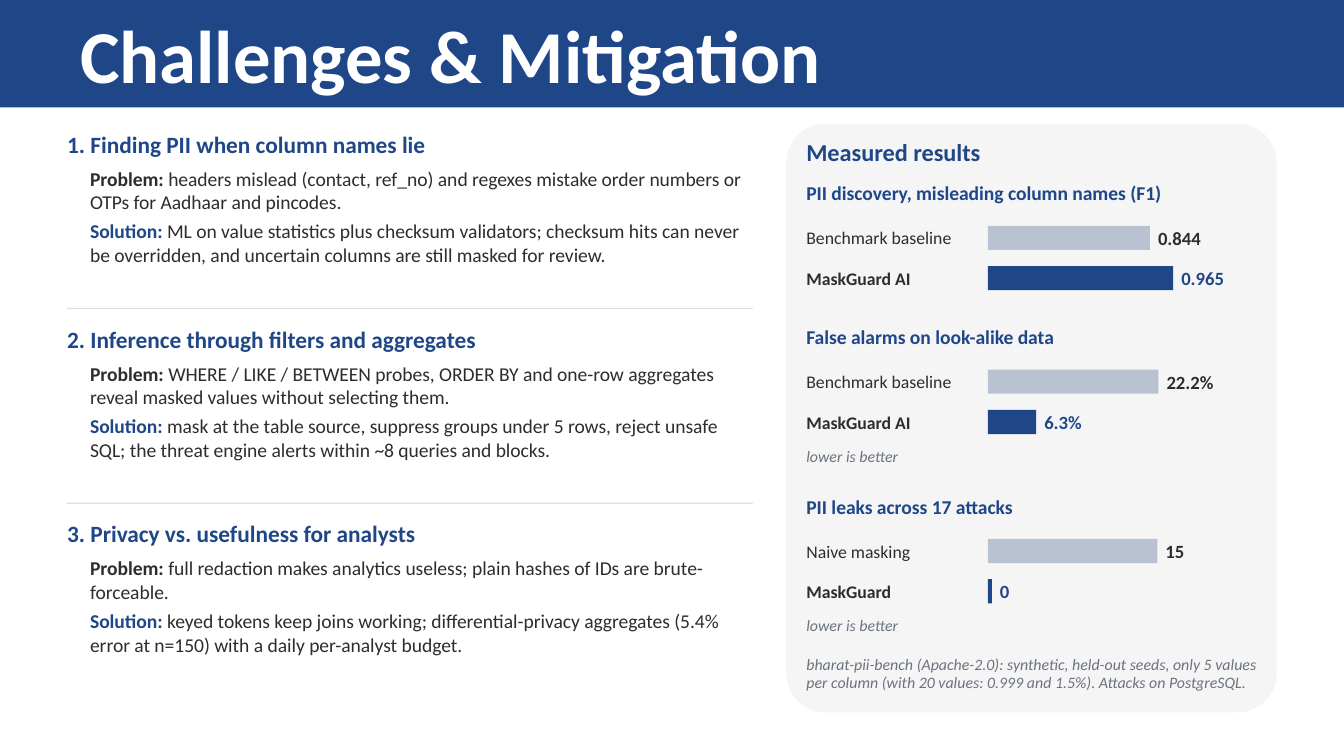
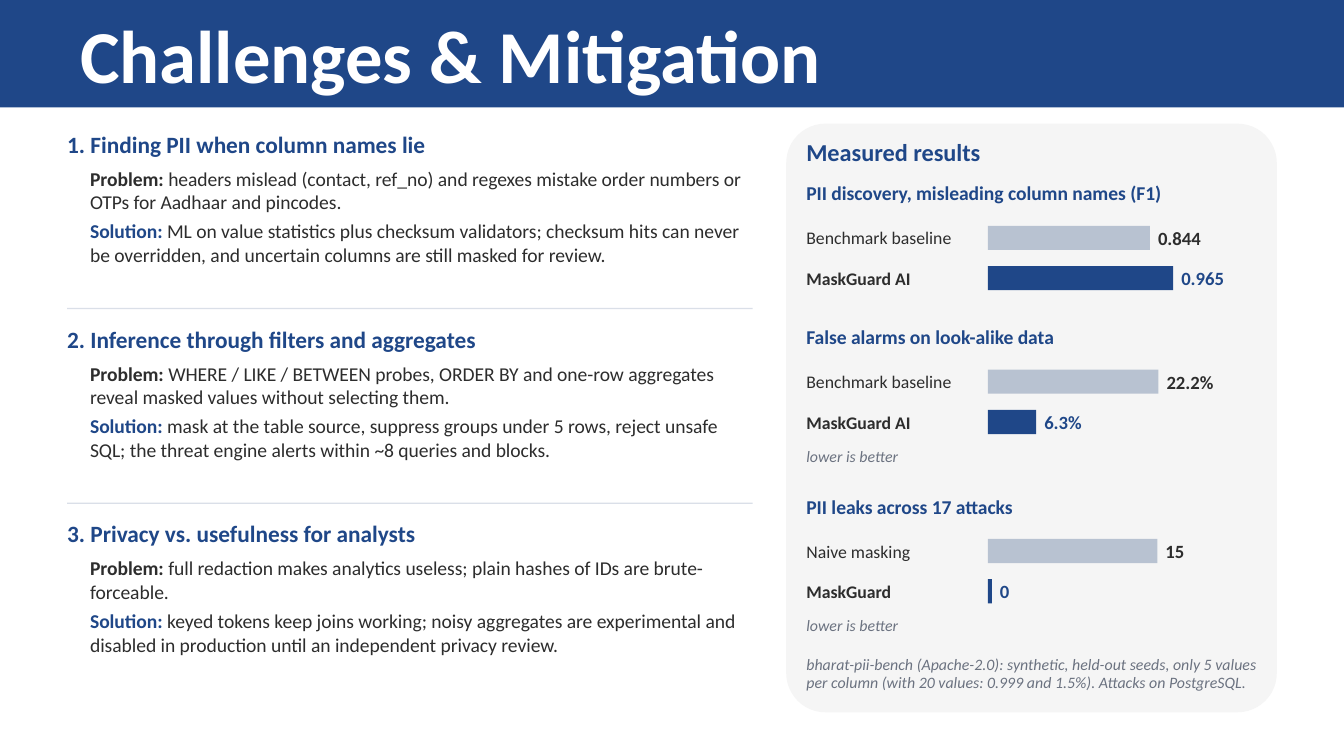
Before and after one commit to hotaro6754/mask, a slide deck: slide 5 of docs/MaskGuard_Round1_Submission.pptx. Drawn at 1344x756 pixels with LibreOffice and Linux fonts; fonts in the diff are those of the drawing. Boxes give left, top, right and bottom in pixels: in the first picture for what was removed or moved away, otherwise in the second. Text is boxed around its words. In the diff, an @@ line names an element or a change of style, - is before the commit and + after.

```diff
--- a/docs/MaskGuard_Round1_Submission.pptx
+++ b/docs/MaskGuard_Round1_Submission.pptx
@@ text at [90, 614, 736, 655]: text changed @@
-Solution: keyed tokens keep joins working; differential-privacy aggregates (5.4% error at n=150) with a daily per-analyst budget.
+Solution: keyed tokens keep joins working; noisy aggregates are experimental and disabled in production until an independent privacy review.
```
Also in this commit, not shown: 5 other slides changed.
